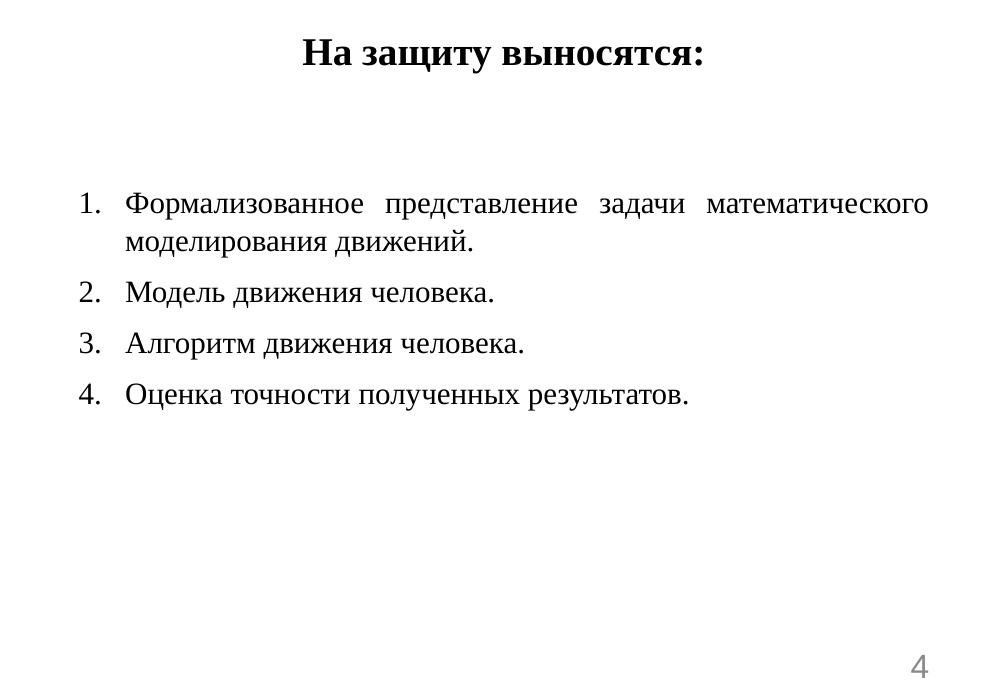
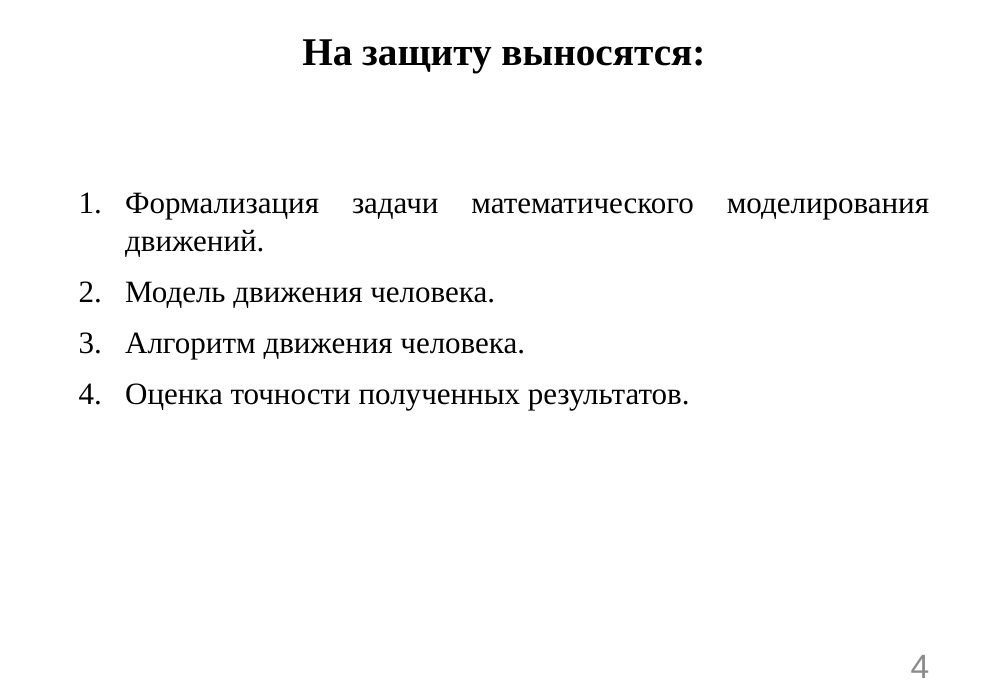
Before and after one commit to n7arti/MIET.Magistratura, a slide deck: slide 4 of Диссертация/Смотр 2 курс 2 семестр/Артамонова_презентация.pptx. Drawn at 1008x698 pixels with LibreOffice and Linux fonts; fonts in the diff are those of the drawing. Boxes give left, top, right and bottom in pixels: in the first picture for what was removed or moved away, otherwise in the second. Text is boxed around its words. In the diff, an @@ line names an element or a change of style, - is before the commit and + after.

```diff
--- a/Диссертация/Смотр 2 курс 2 семестр/Артамонова_презентация.pptx
+++ b/Диссертация/Смотр 2 курс 2 семестр/Артамонова_презентация.pptx
@@ text at (x1=125, y1=192, x2=929, y2=219): text changed @@
-1. Формализованное представление задачи математического моделирования движений.
+1. Формализация задачи математического моделирования движений.
```
Also in this commit, not shown: 6 other slides changed, 8 slides added, 7 other files.
